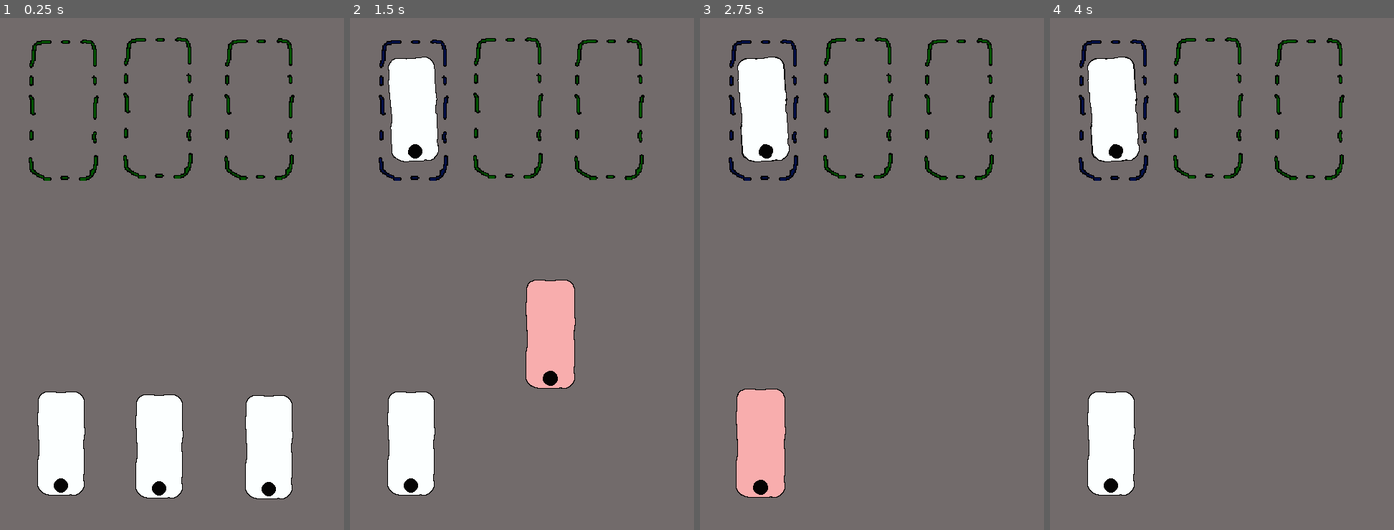
Above: before the commit, frames 1-4 (left to right).
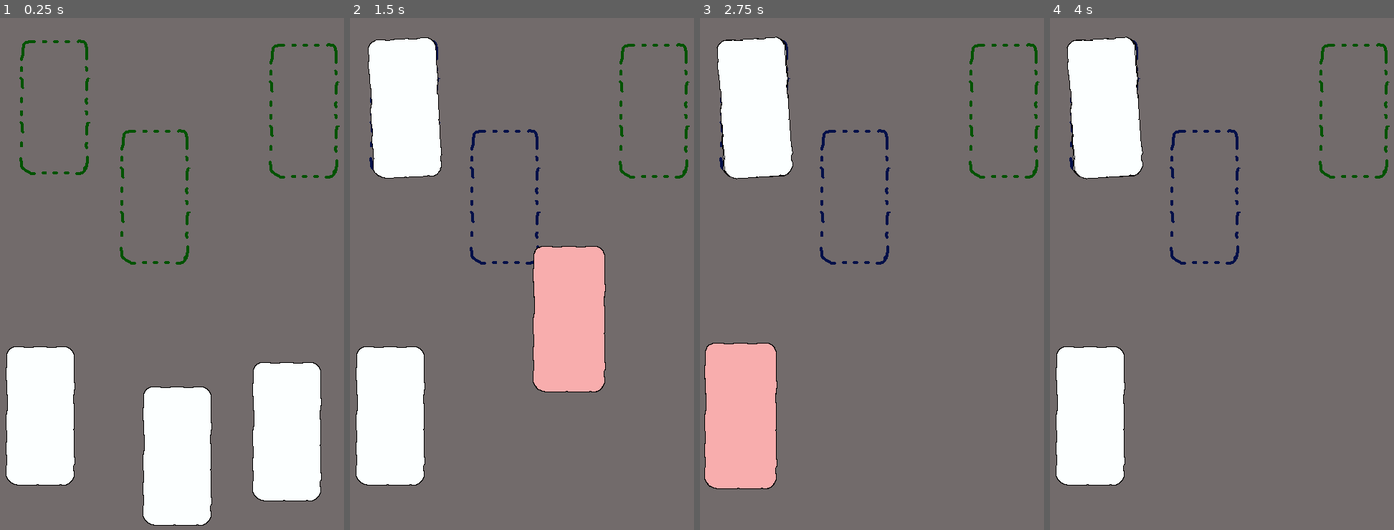
Above: after the commit, the same moments.

Repository: enricllagostera/card_system
Game: Godot game, scene res://TestScene.tscn
Two runs of this game, one before a commit and one after it. Both use one fixed random seed, a clock stepped at 60 frames per second and the inputs below.
Inputs (mouse positions are in pixels of both pictures, inside the frame that each line leads up to):
- Up to frame 1 (0.25 s): no input
- Up to frame 2 (1.5 s): tap Enter at 0.5 s; drag from (508, 448) to (415, 110) at 0.52 s; drag from (618, 448) to (415, 110) at 1.27 s
- Up to frame 3 (2.75 s): move the mouse to (761, 442) at 2.02 s; click (761, 442) at 2.17 s
- Up to frame 4 (4 s): tap Space at 2.75 s; drag from (1208, 391) to (1208, 110) at 2.77 s; tap Enter at 3.5 s; move the mouse to (1359, 361) at 3.52 s; click (1359, 361) at 3.67 s

The runs differ from the first frame. In frame 1, 14% of the frame differs, in the area x 1-99%, y 3-100%; in frame 2, 13%; in frame 3, 9.6%; in frame 4, 9.4%.

Commit message:
Both Holder and DraggableCard are based on Controls.

Diff:
--- a/TestScene.tscn
+++ b/TestScene.tscn
@@ -8,35 +8,44 @@
 [node name="TestScene" type="Node2D"]
 
 [node name="Holder" parent="." instance=ExtResource( 2 )]
-position = Vector2( 138.182, 168.136 )
+margin_left = 76.181
+margin_top = 66.6584
+margin_right = 176.181
+margin_bottom = 266.658
 
 [node name="Holder2" parent="." instance=ExtResource( 2 )]
-position = Vector2( 270.076, 165.055 )
+margin_left = 216.3
+margin_top = 191.813
+margin_right = 316.3
+margin_bottom = 391.813
 
 [node name="Holder3" parent="." instance=ExtResource( 2 )]
-position = Vector2( 411.278, 166.574 )
+margin_left = 424.437
+margin_top = 72.0999
+margin_right = 524.437
+margin_bottom = 272.1
 
 [node name="CardDrag" parent="." instance=ExtResource( 1 )]
-margin_left = 236.708
-margin_top = 562.541
-margin_right = 306.708
-margin_bottom = 712.541
+margin_left = 56.1093
+margin_top = 495.845
+margin_right = 156.109
+margin_bottom = 695.845
 
 [node name="CardDrag2" parent="." instance=ExtResource( 1 )]
 anchor_left = 0.5
 anchor_top = 0.5
 anchor_right = 0.5
 anchor_bottom = 0.5
-margin_left = 389.987
-margin_top = 563.543
-margin_right = 459.987
-margin_bottom = 713.543
+margin_left = 246.562
+margin_top = 551.62
+margin_right = 346.562
+margin_bottom = 751.62
 
 [node name="CardDrag3" parent="." instance=ExtResource( 1 )]
-margin_left = 99.9989
-margin_top = 559.275
-margin_right = 169.999
-margin_bottom = 709.275
+margin_left = 400.285
+margin_top = 517.611
+margin_right = 500.285
+margin_bottom = 717.611
 
 [node name="AudioStreamPlayer" type="AudioStreamPlayer" parent="."]
 stream = ExtResource( 3 )
--- a/holder.gd
+++ b/holder.gd
@@ -1,4 +1,4 @@
-extends Area2D
+extends Control
 
 class_name Holder
 
@@ -12,8 +12,12 @@
 
 
 func _ready():
-	connect("card_entered", self, "_on_card_entered")
-	connect("card_exited", self, "_on_card_exited")
+	$Sensor.holder = self
+	rect_pivot_offset = rect_size / 2
+	$Visual.rect_pivot_offset = rect_size / 2
+	$Sensor.position = rect_pivot_offset
+	$Sensor.connect("area_entered", self, "_on_card_entered")
+	$Sensor.connect("card_exited", self, "_on_card_exited")
 	_is_hover = false
 
 
@@ -41,10 +45,6 @@
 	emit_signal("card_dropped")
 	print("dropped card: ", card)
 	if snap_on_drop:
-		$Tween.interpolate_property(card, "rect_position", card.rect_position, self.position - card.rect_pivot_offset, 0.1, Tween.TRANS_SINE)
+		$Tween.interpolate_property(card, "rect_position", card.rect_position, self.rect_global_position, 0.1, Tween.TRANS_SINE)
 		card.set_rotation(deg2rad (rand_range(-5.0, 5.0)))
 		$Tween.start()
-
-
-func _on_Holder_card_dropped():
-	pass # Replace with function body.
--- a/holder.tscn
+++ b/holder.tscn
@@ -1,32 +1,46 @@
-[gd_scene load_steps=4 format=2]
+[gd_scene load_steps=5 format=2]
 
 [ext_resource path="res://images/tall-holder.png" type="Texture" id=1]
 [ext_resource path="res://holder.gd" type="Script" id=2]
+[ext_resource path="res://holder_area.gd" type="Script" id=3]
 
 [sub_resource type="RectangleShape2D" id=1]
-extents = Vector2( 37.5041, 86.9995 )
+extents = Vector2( 50, 100 )
 
-[node name="Holder" type="Area2D"]
-script = ExtResource( 2 )
-
-[node name="Visual" type="TextureRect" parent="."]
-anchor_left = 0.5
-anchor_top = 0.5
-anchor_right = 0.5
-anchor_bottom = 0.5
+[node name="Holder" type="Control"]
 margin_left = -50.0
 margin_top = -100.0
 margin_right = 50.0
 margin_bottom = 100.0
+grow_horizontal = 2
+grow_vertical = 2
 rect_pivot_offset = Vector2( 50, 100 )
-texture = ExtResource( 1 )
-expand = true
+script = ExtResource( 2 )
 __meta__ = {
 "_edit_use_anchors_": false
 }
 
-[node name="CollisionShape2D" type="CollisionShape2D" parent="."]
-position = Vector2( 1.43197, 1.43184 )
-shape = SubResource( 1 )
+[node name="Visual" type="NinePatchRect" parent="."]
+anchor_right = 1.0
+anchor_bottom = 1.0
+rect_pivot_offset = Vector2( 50, 100 )
+texture = ExtResource( 1 )
+region_rect = Rect2( -0.331573, -2, 71.3128, 157.785 )
+patch_margin_left = 28
+patch_margin_top = 38
+patch_margin_right = 25
+patch_margin_bottom = 39
+axis_stretch_horizontal = 2
+axis_stretch_vertical = 2
+__meta__ = {
+"_edit_use_anchors_": false
+}
 
 [node name="Tween" type="Tween" parent="."]
+
+[node name="Sensor" type="Area2D" parent="."]
+position = Vector2( 50, 100 )
+script = ExtResource( 3 )
+
+[node name="CollisionShape2D" type="CollisionShape2D" parent="Sensor"]
+shape = SubResource( 1 )
--- /dev/null
+++ b/holder_area.gd
@@ -0,0 +1,5 @@
+extends Area2D
+
+class_name HolderArea
+
+var holder: Holder
--- a/project.godot
+++ b/project.godot
@@ -19,15 +19,21 @@
 "language": "GDScript",
 "path": "res://tall_card.gd"
 }, {
-"base": "Area2D",
+"base": "Control",
 "class": "Holder",
 "language": "GDScript",
 "path": "res://holder.gd"
+}, {
+"base": "Area2D",
+"class": "HolderArea",
+"language": "GDScript",
+"path": "res://holder_area.gd"
 } ]
 _global_script_class_icons={
 "Card": "",
 "DraggableCard": "",
-"Holder": ""
+"Holder": "",
+"HolderArea": ""
 }
 
 [application]
--- a/tall_card.gd
+++ b/tall_card.gd
@@ -33,6 +33,10 @@
 
 
 func _ready():
+	rect_pivot_offset = rect_size / 2
+	$Visual.rect_pivot_offset = rect_size / 2
+	$Sensor.position = rect_pivot_offset
+	$Sensor
 	connect("mouse_entered", self, "_on_mouse_entered")
 	connect("mouse_exited", self, "_on_mouse_exited")
 	$Sensor.connect("area_entered", self, "_on_card_entered_area")
@@ -52,14 +56,14 @@
 
 
 func _on_card_entered_area(area):
-	if area is Holder:
-		area.emit_signal("card_entered", self)
-		self.connect("card_dropped", area, "_on_card_dropped", [self])
+	if area is HolderArea:
+		area.holder.emit_signal("card_entered", self)
+		self.connect("card_dropped", area.holder, "_on_card_dropped", [self])
 		print("card entered holder")
 
 
 func _on_card_exited_area(area):
-	if area is Holder:
-		area.emit_signal("card_exited", self)
-		self.disconnect("card_dropped", area, "_on_card_dropped")
+	if area is HolderArea:
+		area.holder.emit_signal("card_exited", self)
+		self.disconnect("card_dropped", area.holder, "_on_card_dropped")
 		print("card exited holder")
--- a/tall_card.tscn
+++ b/tall_card.tscn
@@ -37,33 +37,34 @@
 }
 
 [sub_resource type="RectangleShape2D" id=3]
-extents = Vector2( 27, 65 )
+extents = Vector2( 50, 100 )
 
 [node name="DraggableCard" type="Control"]
-margin_left = -35.0
-margin_top = -75.0
-margin_right = 35.0
-margin_bottom = 75.0
-rect_pivot_offset = Vector2( 35, 75 )
+margin_left = -50.0
+margin_top = -100.0
+margin_right = 50.0
+margin_bottom = 100.0
+rect_pivot_offset = Vector2( 50, 100 )
 mouse_default_cursor_shape = 6
 script = ExtResource( 2 )
 __meta__ = {
 "_edit_use_anchors_": false
 }
 
-[node name="Visual" type="TextureRect" parent="."]
+[node name="Visual" type="NinePatchRect" parent="."]
 modulate = Color( 0.980392, 0.682353, 0.682353, 1 )
-anchor_left = 0.5
-anchor_top = 0.5
-anchor_right = 0.5
-anchor_bottom = 0.5
-margin_left = -35.0
-margin_top = -75.0
-margin_right = 35.0
-margin_bottom = 75.0
-rect_pivot_offset = Vector2( 35, 75 )
+anchor_right = 1.0
+anchor_bottom = 1.0
+grow_horizontal = 2
+grow_vertical = 2
 texture = ExtResource( 1 )
-stretch_mode = 1
+region_rect = Rect2( 0, 0, 69.849, 151 )
+patch_margin_left = 18
+patch_margin_top = 16
+patch_margin_right = 18
+patch_margin_bottom = 31
+axis_stretch_horizontal = 2
+axis_stretch_vertical = 1
 __meta__ = {
 "_edit_use_anchors_": false
 }
@@ -74,7 +75,10 @@
 anims/idle = SubResource( 2 )
 
 [node name="Sensor" type="Area2D" parent="."]
+position = Vector2( 51.3194, 99.1398 )
+__meta__ = {
+"_edit_group_": true
+}
 
 [node name="CollisionShape2D" type="CollisionShape2D" parent="Sensor"]
-position = Vector2( 35, 75 )
 shape = SubResource( 3 )
Binary file changed: images/tall-card.aseprite
Binary file changed: images/tall-card.png
Binary file changed: images/tall-holder.png
